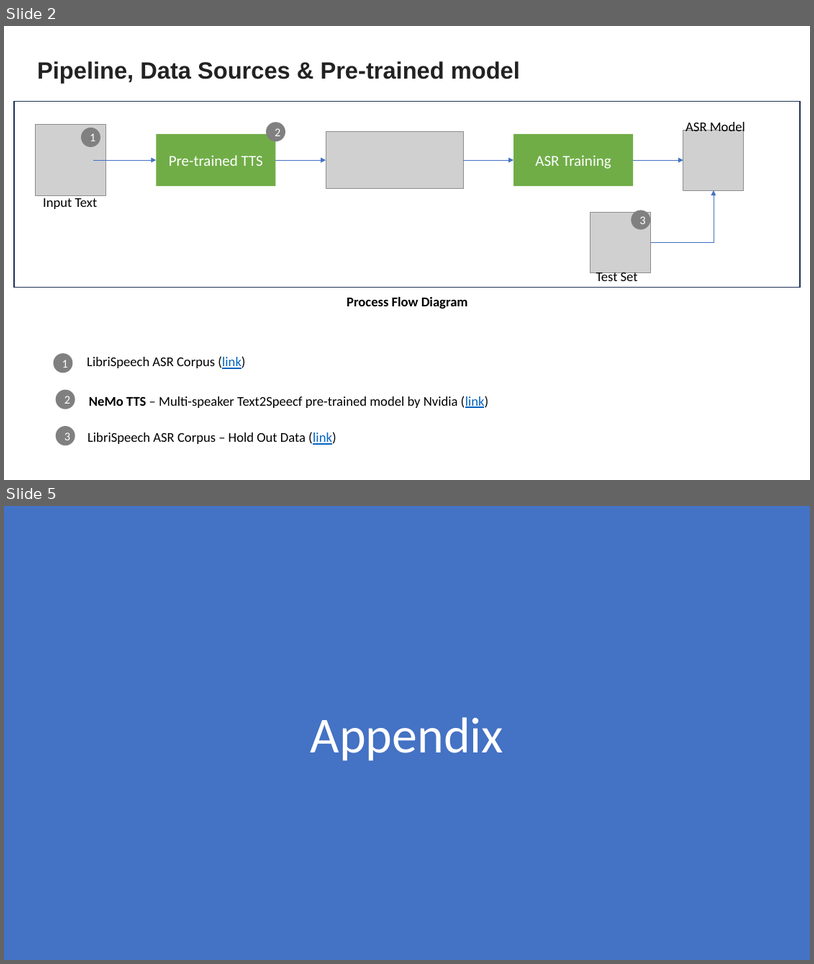
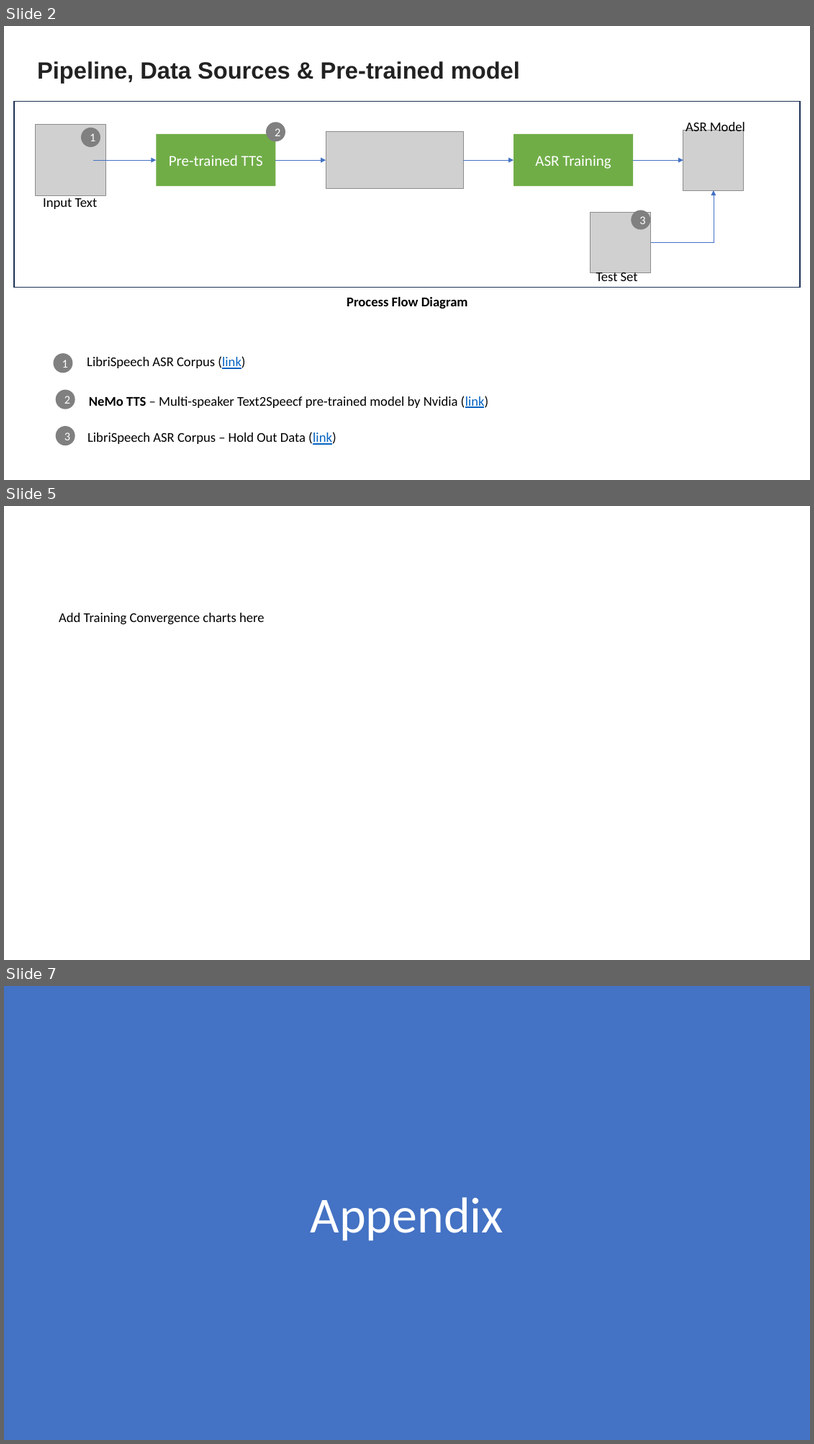
Before and after one commit to ravi-devgoblet/iisc_cohort4_group6_capstone, a slide deck: project_docs/Group 6 Capstone Project Presentation.pptx. Shown one above the other, each under a label of ours: slides 2 and 5 before the commit, slides 2, 5 and 7 after it; the slides between them are not shown. The pictures are 814x964 and 814x1444 pixels, drawn with LibreOffice and Linux fonts; fonts in the diff are those of the drawing; grey boxes stand for pictures. Boxes give left, top, right and bottom in pixels: in the first picture for what was removed or moved away, otherwise in the second. Text is boxed around its words. In the diff, an @@ line names an element or a change of style, - is before the commit and + after.

```diff
--- a/project_docs/Group 6 Capstone Project Presentation.pptx
+++ b/project_docs/Group 6 Capstone Project Presentation.pptx
@@ slide 5 added at (4, 506, 810, 960), background #FFFFFF @@
@@ text added at (59, 613, 265, 625), 16 pt, text #000000 @@
+Add Training Convergence charts here
@@ what was slide 5 is now slide 7 @@
```
Also in this commit, not shown: 1 slide changed, 3 other slides added, 1 slide removed.
